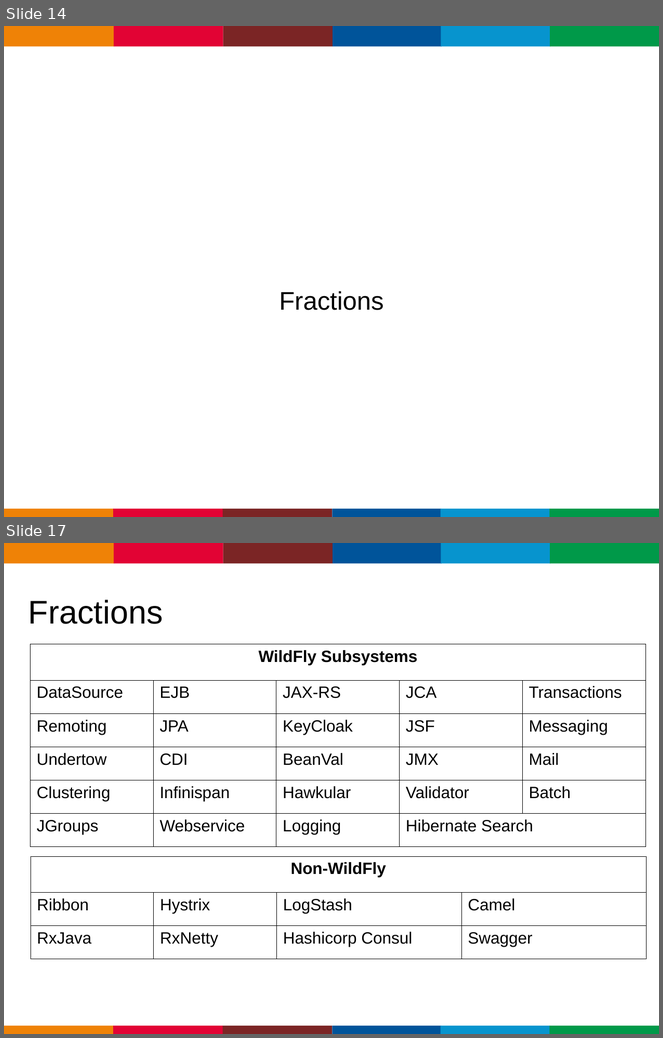
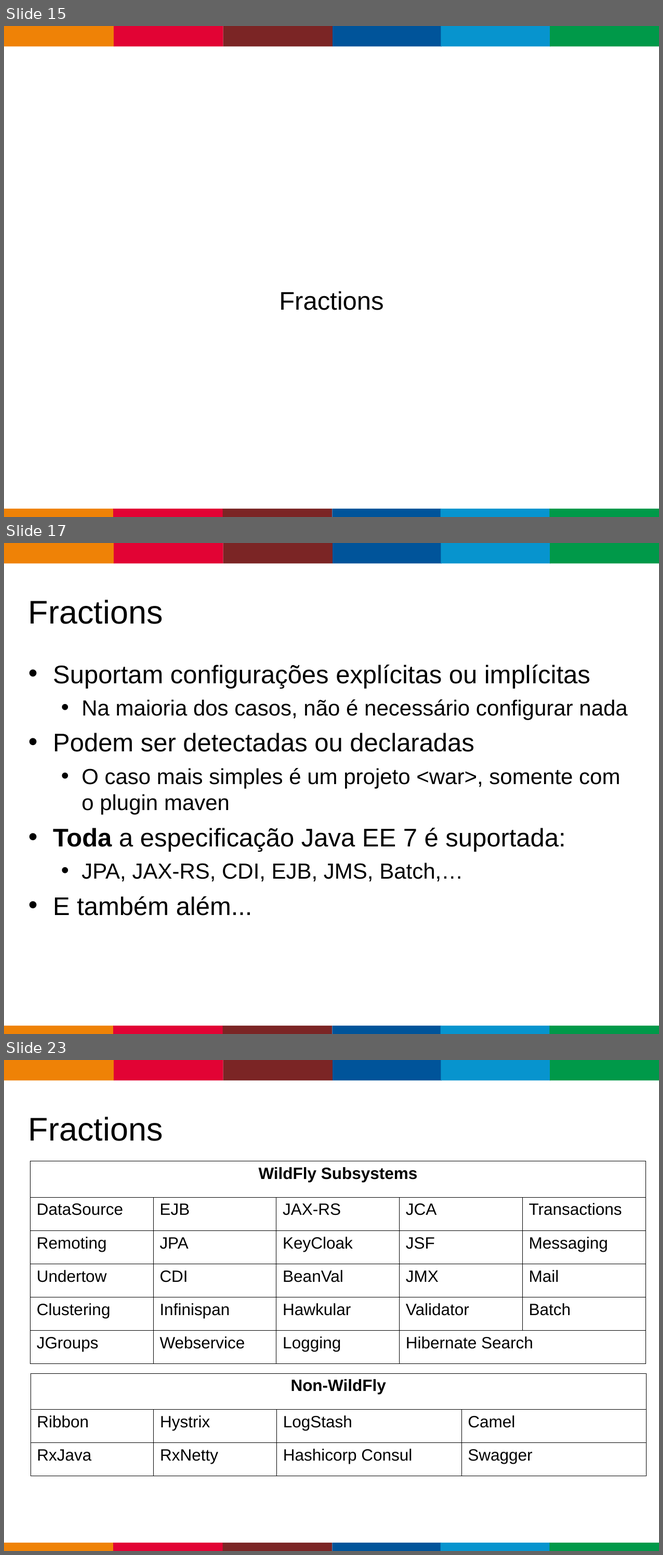
Before and after one commit to gastaldi/talks, a slide deck: WildFlySwarm/TDC 2017/wildflyswarm.odp. Shown one above the other, each under a label of ours: slides 14 and 17 before the commit, slides 15, 17 and 23 after it; the slides between them are not shown. The pictures are 663x1038 and 663x1555 pixels, drawn with LibreOffice and Linux fonts; fonts in the diff are those of the drawing; background and template pictures are left out. Boxes give left, top, right and bottom in pixels: in the first picture for what was removed or moved away, otherwise in the second. Text is boxed around its words. In the diff, an @@ line names an element or a change of style, - is before the commit and + after.

```diff
--- a/WildFlySwarm/TDC 2017/wildflyswarm.odp
+++ b/WildFlySwarm/TDC 2017/wildflyswarm.odp
@@ slide 17 added at [4, 543, 659, 1034], background #FFFFFF; not listed: 13 template elements that a slide beside it also shows @@
@@ title added at [28, 600, 163, 624], 36 pt, text #000000 @@
+Fractions
@@ text added at [53, 665, 627, 916], 24 pt, text #000000 @@
+• Suportam configurações explícitas ou implícitas
+  • Na maioria dos casos, não é necessário configurar nada
+• Podem ser detectadas ou declaradas
+  • O caso mais simples é um projeto <war>, somente com o plugin maven
+• Toda a especificação Java EE 7 é suportada:
+  • JPA, JAX-RS, CDI, EJB, JMS, Batch,…
+• E também além...
@@ what was slide 14 is now slide 15 @@
@@ what was slide 17 is now slide 23 @@
```
Also in this commit, not shown: 2 slides changed, 7 other slides added, 2 slides removed, 1 other file.
